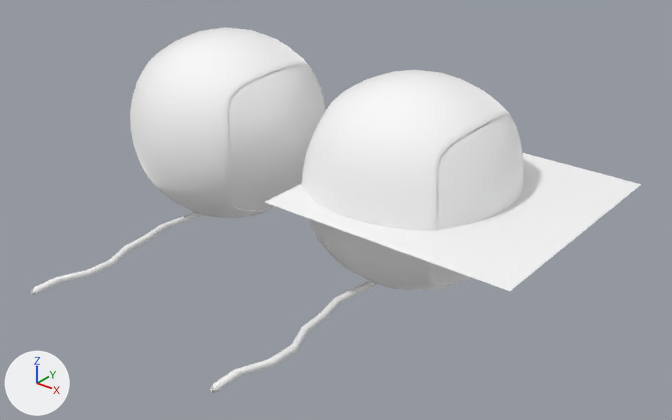
Two versions of the glTF model Modelos/Bola-Estambre.glb, one commit apart.
One viewpoint serves both versions: a 50 mm lens placed at (5.53, -5.42, 2.88), pointed at (1.55, -0.44, -0.21). The lights are fixed; the arrows at lower left show +X, +Y and +Z. Vertices at the same position are counted once.
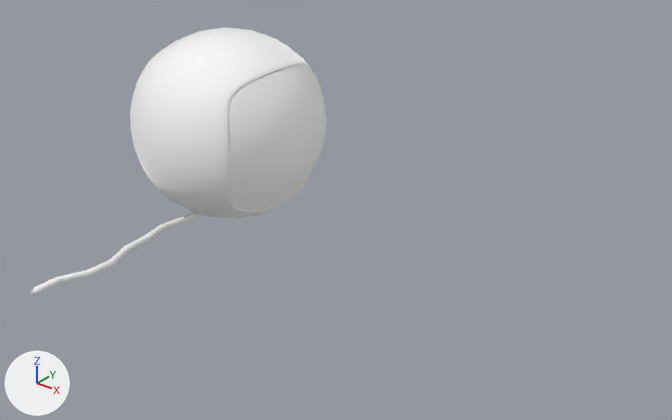
Edits to the bpy script that builds the scene:
```text
Change me_cube_001:
    where me_cube_001.from_pydata(...)  # 1073 vertices, 2295 faces; spans x -0.8..0.8, y -2.07..0.82, z -0.82..0.82
    me_cube_001 part 1: its shading normals changed
Change ob_cube:
    ob_cube: bpy.data.objects.new('Cube', me_cube) -> bpy.data.objects.new('Cube', me_cube_001)
Remove ob_cube_001:
    ob_cube_001 = bpy.data.objects.new('Cube.001', me_cube_001)
    ob_cube_001.location = (1.95, 0.0, 0.0)
Remove ob_plane:
    ob_plane = bpy.data.objects.new('Plane', me_plane)
    ob_plane.location = (2.332, 0.0, 0.0)
```

Changed parts and their boxes [x1, y1, x2, y2] in the pictures (672 x 420 px):
'Cube.001', deleted
    before: [210, 70, 523, 393]
'Plane', deleted
    before: [265, 153, 641, 291]
